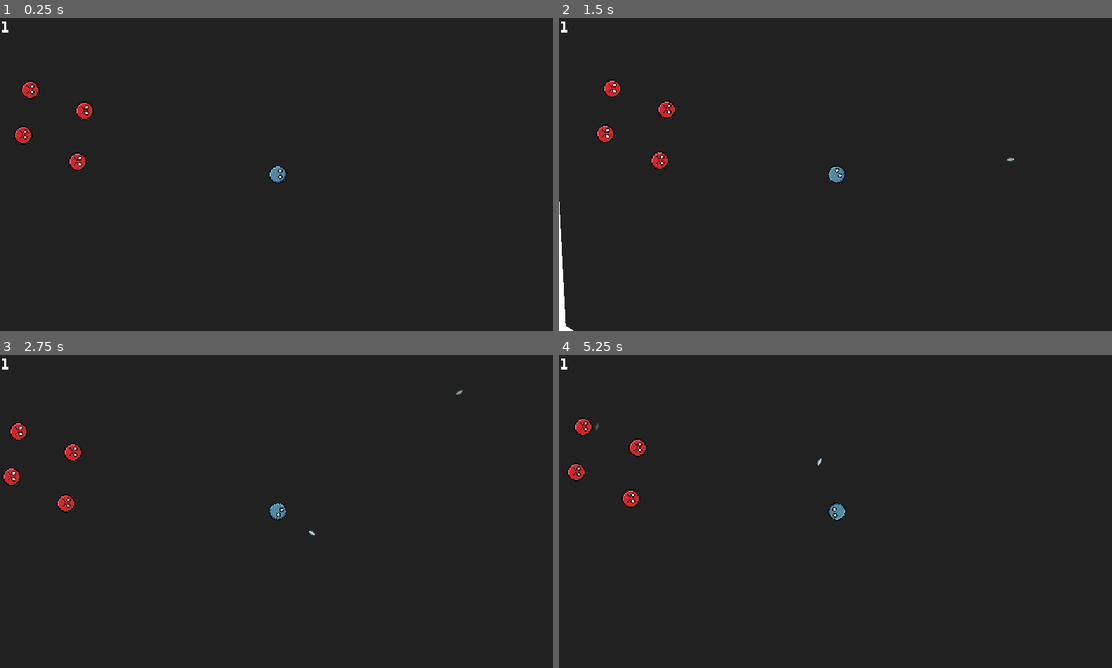
Above: before the commit, frames 1-4 (two rows, left to right).
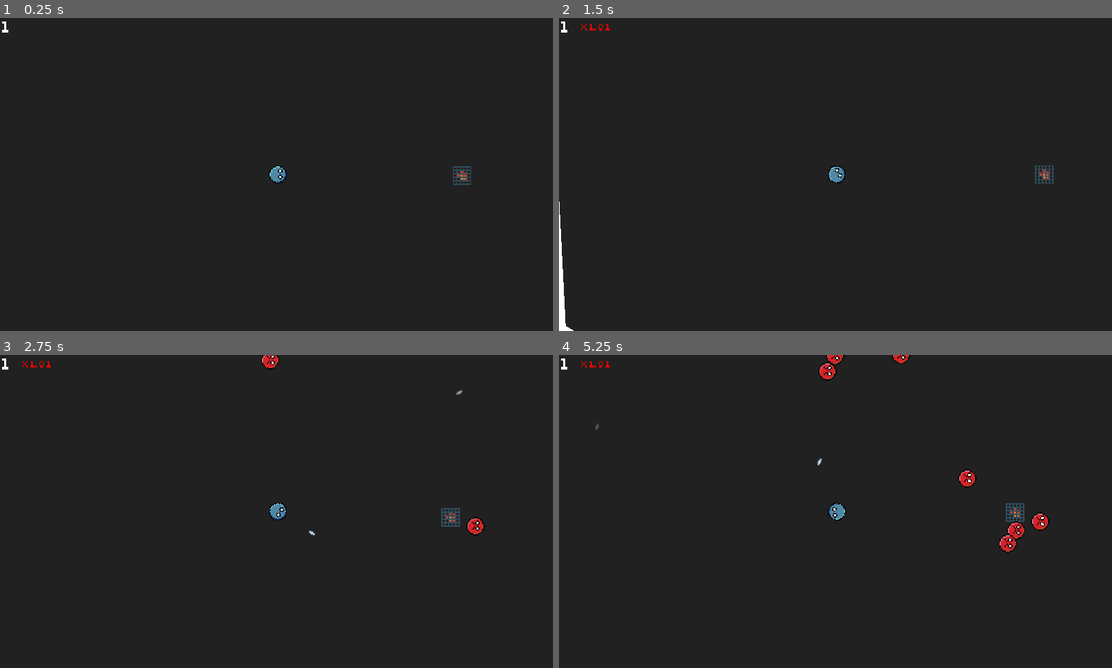
Above: after the commit, the same moments.

Repository: veprogames/top-down-incremental
Game: Godot game, scene res://level/level.tscn
The game is run twice, just before and just after one commit, with the same random seed, the same clock (stepped at 60 frames per second) and the same inputs.
Inputs (mouse positions are in pixels of both pictures, inside the frame that each line leads up to):
- Up to frame 1 (0.25 s): no input
- Up to frame 2 (1.5 s): tap Enter at 0.5 s; move the mouse to (868, 174) at 0.52 s; move the mouse to (807, 174) at 1.27 s
- Up to frame 3 (2.75 s): tap Space at 2 s; move the mouse to (293, 505) at 2.02 s
- Up to frame 4 (5.25 s): tap Enter at 2.75, 4.25 s; move the mouse to (829, 517) at 2.77 s; tap Space at 3.5, 5 s; move the mouse to (879, 514) at 3.52 s; move the mouse to (796, 508) at 4.27 s; move the mouse to (846, 511) at 5.02 s

The runs differ from the first frame. In frame 1, 0.7% of the frame differs, in the area x 2-86%, y 20-54%; in frame 2, 0.8%; in frame 3, 1.0%; in frame 4, 1.6%, in the area x 1-89%, y 0-64%.

Commit message:
add enemy spawner

Diff:
--- a/level/level.tscn
+++ b/level/level.tscn
@@ -2,8 +2,8 @@
 
 [ext_resource type="PackedScene" uid="uid://oyiycif2f18h" path="res://player/player.tscn" id="1_c1fdt"]
 [ext_resource type="PackedScene" uid="uid://yam6ts6l84j0" path="res://player/ui/player_damage_display.tscn" id="1_sr8ao"]
-[ext_resource type="PackedScene" uid="uid://bprric2282qeg" path="res://enemy/enemy.tscn" id="2_633h6"]
 [ext_resource type="PackedScene" uid="uid://dc8blsf65d7qp" path="res://player/player_damage.tscn" id="3_xo2ng"]
+[ext_resource type="PackedScene" uid="uid://bxqjtbspu7034" path="res://spawner/spawner.tscn" id="4_gancj"]
 
 [node name="Level" type="Node2D"]
 
@@ -79,16 +79,8 @@
 [node name="Polygon2D" type="Polygon2D" parent="StaticBody2D4"]
 polygon = PackedVector2Array(1281, 258, 1139, 454, 1333, 596, 977, 880, 1367, 972, 1983, 864, 1965, 514, 1727, 600, 2007, 212, 1639, 254, 1143, -46, 923, 158)
 
-[node name="Enemy" parent="." instance=ExtResource("2_633h6")]
-position = Vector2(461, 470)
+[node name="Spawner" parent="." instance=ExtResource("4_gancj")]
+position = Vector2(793, 482)
 
-[node name="Enemy2" parent="." instance=ExtResource("2_633h6")]
-position = Vector2(467, 426)
-
-[node name="Enemy3" parent="." instance=ExtResource("2_633h6")]
-position = Vector2(420, 408)
-color = Color(1, 1, 0, 1)
-
-[node name="Enemy4" parent="." instance=ExtResource("2_633h6")]
-position = Vector2(414, 447)
-color = Color(1, 1, 0, 1)
+[node name="Spawner2" parent="." instance=ExtResource("4_gancj")]
+position = Vector2(667, 321)
--- /dev/null
+++ b/spawner/spawner.gd
@@ -0,0 +1,12 @@
+class_name Spawner
+extends Node2D
+
+var EnemyScene: PackedScene = preload("res://enemy/enemy.tscn")
+
+func _on_timer_timeout() -> void:
+	var enemy: Enemy = EnemyScene.instantiate() as Enemy
+	enemy.position = Vector2(
+		randf_range(-50.0, 50.0),
+		randf_range(-50.0, 50.0)
+	) + global_position
+	owner.add_child(enemy)
--- /dev/null
+++ b/spawner/spawner.tscn
@@ -0,0 +1,15 @@
+[gd_scene load_steps=3 format=3 uid="uid://bxqjtbspu7034"]
+
+[ext_resource type="Texture2D" uid="uid://5j2uerc0fry6" path="res://spawner/spawner.png" id="1_6abij"]
+[ext_resource type="Script" path="res://spawner/spawner.gd" id="1_b3k3j"]
+
+[node name="Spawner" type="Node2D"]
+script = ExtResource("1_b3k3j")
+
+[node name="Sprite2D" type="Sprite2D" parent="."]
+texture = ExtResource("1_6abij")
+
+[node name="Timer" type="Timer" parent="."]
+autostart = true
+
+[connection signal="timeout" from="Timer" to="." method="_on_timer_timeout"]
Binary file added: spawner/spawner.png
Not shown, added: spawner/spawner.png.import
